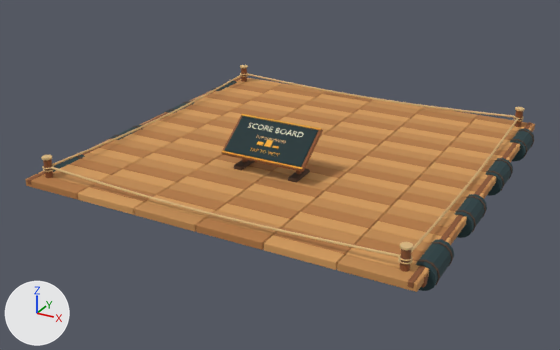
Two versions of the Blender file design/raft/starting-raft.blend, one commit apart.
One viewpoint serves both versions: a 50 mm lens placed at (21.0, -41.1, 18.4), pointed at (-0.8, -1.5, -1.4). The axes (+X, +Y, +Z) are drawn at lower left. The lights are the same throughout. The older version comes first.

Objects in the first picture: 'raft-scoreboard', 'starting-raft'.
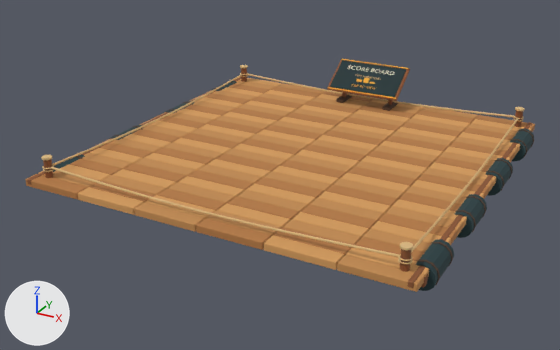
What differs and where, as boxes (x1, y1, x2, y2) in the pictures (560 x 350 px):
'raft-scoreboard', moved: before (221, 114, 323, 183); after (327, 59, 410, 111)

Diff of the bpy script that builds the scene:
```diff
--- a/design/raft/starting-raft.blend.py
+++ b/design/raft/starting-raft.blend.py
@@ ob_raft_scoreboard @@
 ob_raft_scoreboard = bpy.data.objects.new('raft-scoreboard', me_cube_149)
-ob_raft_scoreboard.location = (0.0, -4.0, 0.0)
+ob_raft_scoreboard.location = (0.0, 10.5, 0.0)
```
